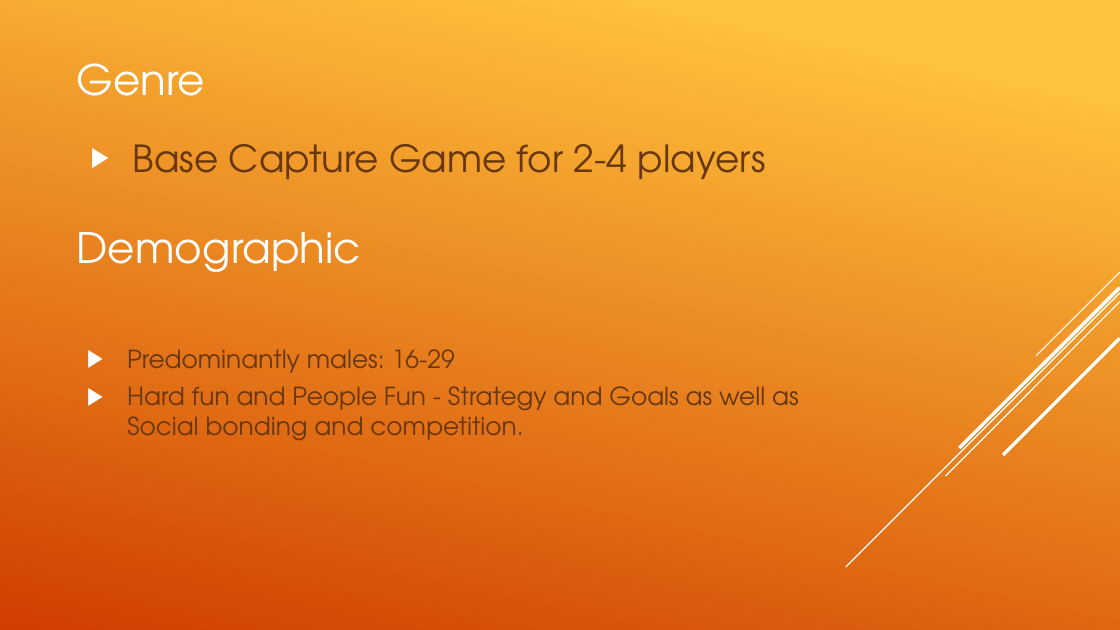
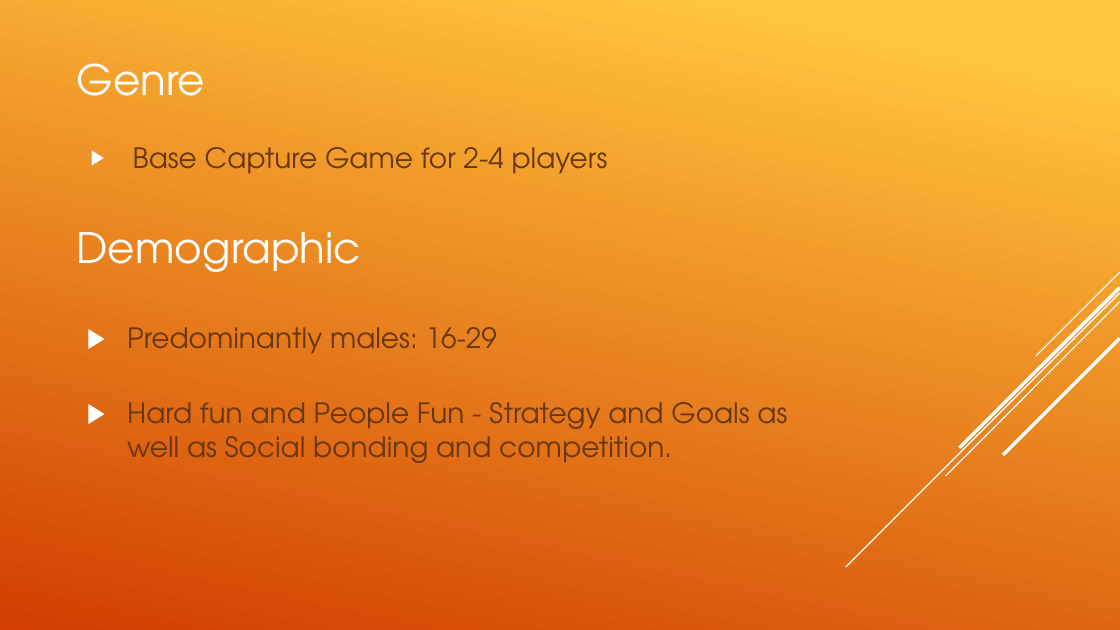
Before and after one commit to UoSGamesGroups/second-semester-s2-level-4-5-group-1, a slide deck: slide 3 of Presentations/Group 1- Presentation 3.pptx. Drawn at 1120x630 pixels with LibreOffice and Linux fonts; fonts in the diff are those of the drawing. Boxes give left, top, right and bottom in pixels: in the first picture for what was removed or moved away, otherwise in the second. Text is boxed around its words. In the diff, an @@ line names an element or a change of style, - is before the commit and + after.

```diff
--- a/Presentations/Group 1- Presentation 3.pptx
+++ b/Presentations/Group 1- Presentation 3.pptx
@@ text "Base Capture Game for 2-4 ..." at (133, 147, 608, 174): size 24 to 18 pt @@
@@ text "Predominantly males: 16-29" at (127, 327, 787, 463): size 16 to 18 pt @@
```
Also in this commit, not shown: 2 other slides changed, 2 slides added, 4 other files.
